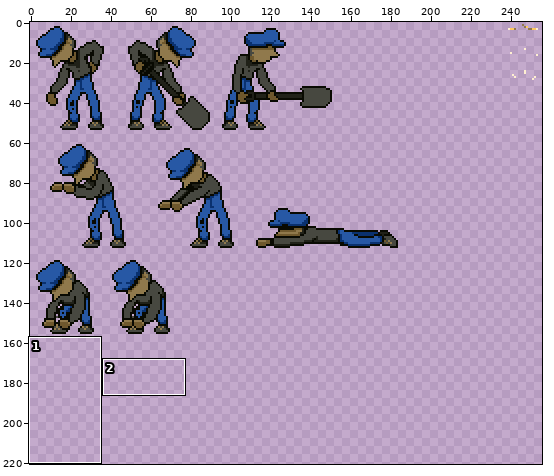
A sprite sheet gets an edit: Assets/Resources/Art/Player/player_frames.png. The first picture is a wide view before the edit; the outline marks the close-up.
Close-up. Before the edit:
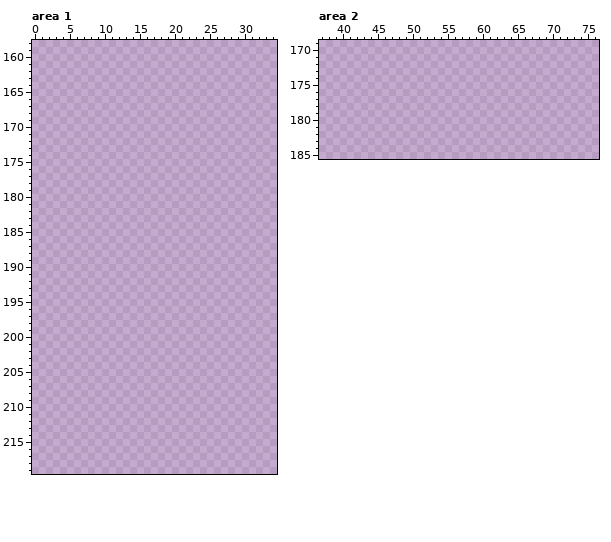
The file is 256x256 pixels. Shown: area 1: x 0..34, y 158..219; area 2: x 37..76, y 169..185. The wide view leaves out empty margins.
Palette (. is transparent): 
The result:
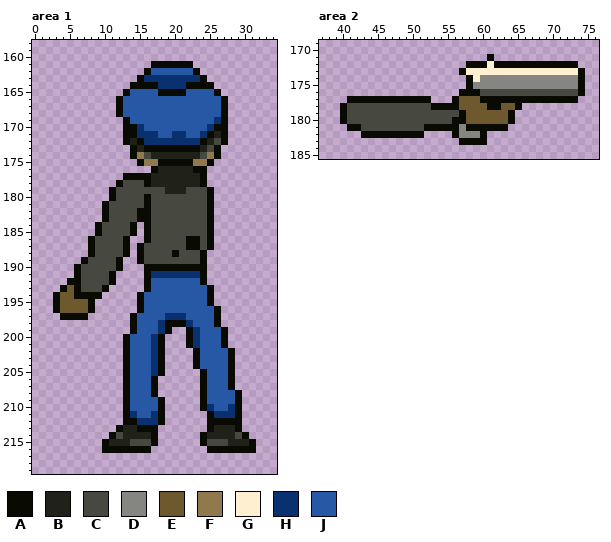
Colours new in this view: A #090a02  B #202118  C #474840  D #858681  E #6e582d  F #90794c  G #ffefd1  H #0a316f  J #2758a5
Author's note on the commit: - gun rack, player aiming art
The exact change:
Changed rows in their new state; - is an unchanged pixel.
Area 1:
first column x 3:
161 --------------AAAAAA---------
162 -------------AJJJJJJA--------
163 ------------AHHHHHHHHA-------
164 -----------AAAAHHHHAAAA------
165 ----------AJJJJAAAAJJJJA-----
166 ---------AJJJJJJJJJJJJJJA----
167 ---------AJJJJJJJJJJJJJJA----
168 ---------AJJJJJJJJJJJJJJA----
169 ----------AJJJJJJJJJJJJHA----
170 ----------AAHJJJJJJJJJHAA----
171 ----------AAHHHJJHHJJHABA----
172 ----------ABAHHHHHHHHABCA----
173 -----------ABAAAAAAAABCA-----
174 -----------AFCBBBBBBBCFA-----
175 ------------AFFAAAAAFFA------
176 --------------ABBBBBAA-------
177 ----------AAAABBBBBBBA-------
178 ---------ACCCABBBBBBBA-------
179 --------ACCCCCCCBBBCCCA------
180 --------ACCCCACCCCCCCCA------
181 -------ACCCCCACCCCCCCCA------
182 -------ACCCCAACCCCCCCCA------
183 -------ACCCCAACCCCCCCCA------
184 ------ACCCCA-ACCCCCCCCA------
185 ------ACCCCA-ACCCCCCCCA------
186 -----ACCCCA--ACCCCCAACA------
187 -----ACCCCA-ACCCCCCAACA------
188 -----ACCCCA-ACCCCACCCA-------
189 ----ACCCCA--ACCCCCCCCA-------
190 ---ACCCCCA---AAAAAAAAA-------
191 ---ACCCCA----AHHHHHHHA-------
192 --AACCCCA----AJJJJJJJA-------
193 -AEACCCA-----AJJJJJJJJA------
194 AEEAAAA-----AJJJJJJJJJA------
195 AEEEEA------AJJJJJJJJJA------
196 AEEEEA------AJJJJJJJJJJA-----
197 -AAAA------AJJJJHHHJJJJA-----
198 -----------AJJJHAAAHJJJA-----
199 -----------AJJJHA--AHJJJA----
200 ----------AJJJHA---AHJJJA----
201 ----------AJJJHA---AHJJJA----
202 ----------AJJJHA----AJJJJA---
203 ----------AJJJHA----AJJJJA---
204 ----------AJJJHA----AJJJJA---
205 ----------AJJJHA-----AJJJA---
206 ----------AJJJA------AJJJA---
207 ----------AJJJA------AJJJA---
208 ----------AJJJA------AJJJJA--
209 ----------AJJJJA-----AJJJJA--
210 ----------AJJJJA-----AHJJHA--
211 ----------AHJJHA------AHHHA--
212 ----------AAHHHA------AAAAA--
213 ---------ABBAAA-------ABBBA--
214 --------ACBBBBA------ABBBBCA-
215 -------ABBBCCCA------ACCCBBBA
216 -------AAAAAAA--------AAAAAAA
Area 2:
first column x 40:
171 ---------------------A-------------
172 ------------------AAAGAAAAAAAAAAAA-
173 -----------------AGGGGGGGGGGGGGGGGA
174 ------------------AGDDDDDDDDDDDDDDA
175 ------------------ADDDDDDDDDDDDDDDA
176 -----------------AAACCCCCCCCCCCCCCA
177 -AAAAAAAAAAAA---AEEEAAAAAAAAAAAAAA-
178 ACCCCCCCCCCCCAAAAEEEEAAEEA---------
179 ACCCCCCCCCCCCCCCCAEEEEEEA----------
180 ACCCCCCCCCCCCCCCAAEEEEEEA----------
181 -AACCCCCCCCCAAAAADAAAAAA-----------
182 ---AAAAAAAAA----ADDDA--------------
183 -----------------AAAA--------------
